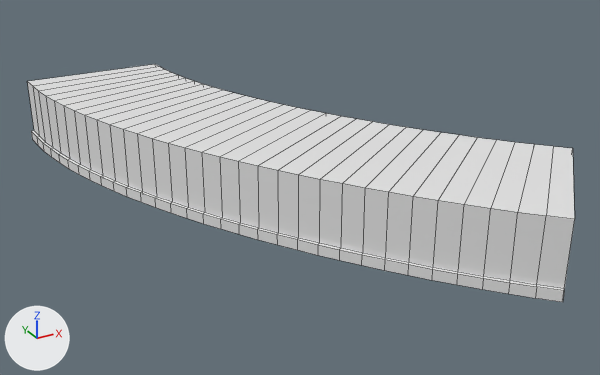
The Blender file Assets/Models/TrackSectionModels/45 Bend.blend, before and after one commit.
The view is the same before and after, from a 50 mm lens placed at (-29.1, -112.3, 40.0), pointed at (13.7, -34.6, 1.1). Arrows for +X, +Y and +Z are at lower left; the lights stay in place. Mesh edges are drawn as thin lines.

In view in the first picture: 'Track', 'Walls'.
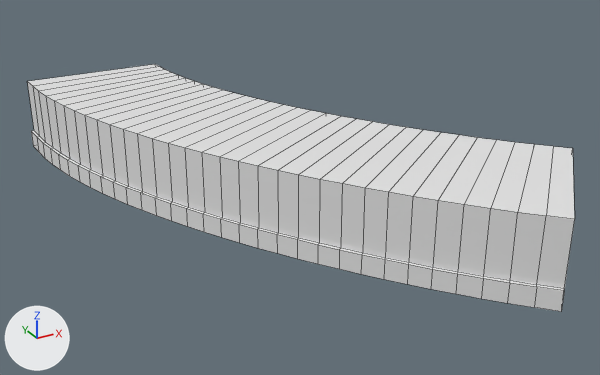
Where the change shows, as pixel boxes (x1, y1, x2, y2) in the pictures (600 x 375 px):
```json
{"object": "Track", "change": "reshaped", "before": [31, 131, 564, 302], "after": [31, 131, 564, 312]}
```

The change, as JSON lines over the scene's bpy script:
```json
{"block": "me_plane_001", "where": "# used by ob_track; location = (0.0, 0.0, 0.0); rotation_euler = (0.0, 0.0, 3.142), in degrees (0, 0, 180)"}
{"op": "remove", "block": "me_plane_001", "code": "me_plane_001.from_pydata(...)  # 256 vertices, 217 faces; spans x -9.4..9.4, y 1.0..61.0, z 0.0..1.2"}
{"op": "add", "block": "me_plane_001", "code": "me_plane_001.from_pydata(...)  # 256 vertices, 218 faces; spans x -9.4..9.4, y 1.0..61.0, z -1.0..1.2"}
{"block": "me_plane_001", "change": "me_plane_001 part 1"}
{"block": "me_plane_001", "change": "64 vertices in x -9.4..9.4, y 1.0..61.0, z 0.0 move by (0.0, 0.0, -1.0)"}
{"block": "me_plane_001", "change": "1 new face joins them"}
```
